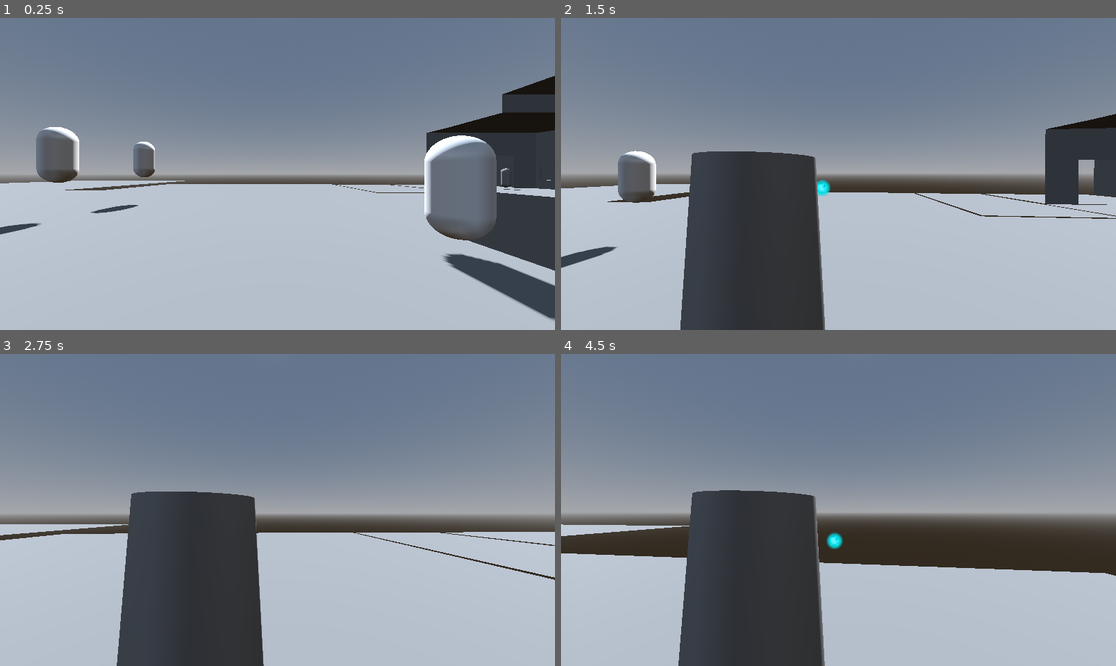
Above: before the commit, frames 1-4 (two rows, left to right).
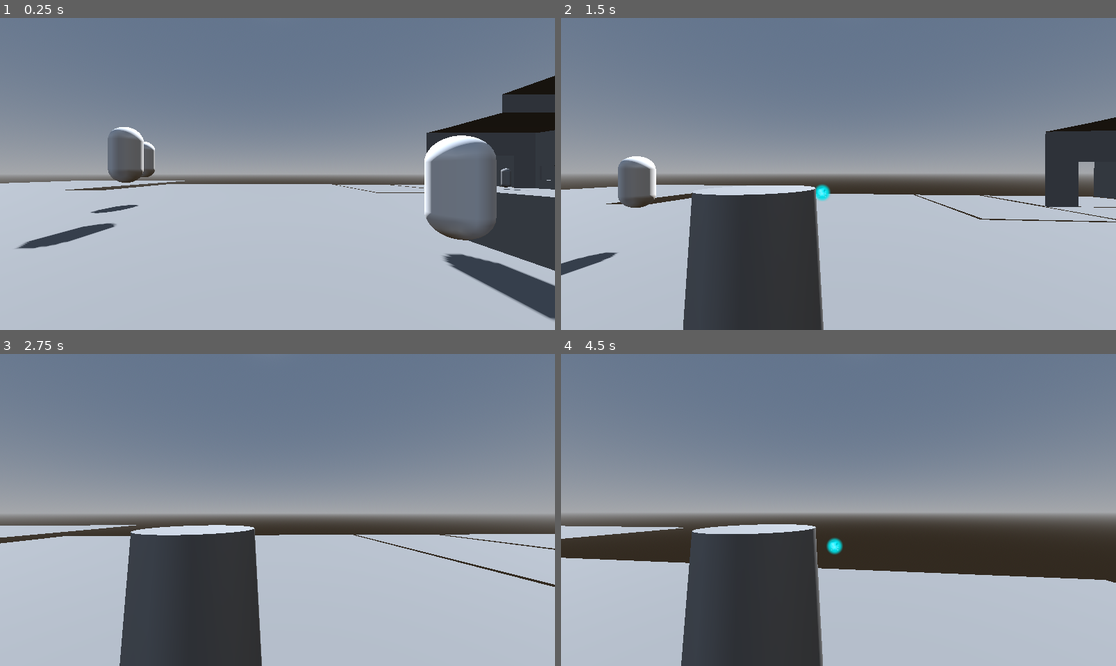
Above: after the commit, the same moments.

Repository: mFieldHouses/phase-two-the-dre-files
Game: Godot game, scene res://scenes/base_scene.tscn
Same seed, same stepped clock (60 frames per second), same inputs: the game is played once before the commit and once after it.
Inputs (mouse positions are in pixels of both pictures, inside the frame that each line leads up to):
- Up to frame 1 (0.25 s): no input
- Up to frame 2 (1.5 s): tap Enter at 0.5 s; move the mouse to (866, 174) at 0.52 s; hold W (forward) from 0.53 s (still down); tap C (switch_camera) at 0.6 s; tap Space (jump) at 0.77 s; move the mouse to (810, 174) at 1.27 s; click (810, 174) at 1.35 s
- Up to frame 3 (2.75 s): keep holding W (forward); tap Space (jump) at 1.52 s; tap C (switch_camera) at 1.55, 2.3 s; move the mouse to (288, 503) at 2.02 s; tap Shift (sprint) at 2.1 s
- Up to frame 4 (4.5 s): keep holding W (forward); move the mouse to (832, 516) at 2.77 s; tap C (switch_camera) at 2.85, 3.6 s; tap Space (jump) at 3.02, 3.77 s; move the mouse to (877, 513) at 3.52 s; move the mouse to (794, 506) at 4.27 s; click (794, 506) at 4.35 s

The runs differ from the first frame. In frame 1, 2.8% of the frame differs, in the area x 0-26%, y 34-74%; in frame 2, 5.3%, in the area x 0-100%, y 30-100%; in frame 3, 4.4%; in frame 4, 5.1%.

Commit message:
Test voor github discord
Changed secondary camera position

Diff:
--- a/scenes/base_scene.tscn
+++ b/scenes/base_scene.tscn
@@ -85,7 +85,7 @@
 [node name="Enemies" type="Node3D" parent="."]
 
 [node name="Practice_target" parent="Enemies" instance=ExtResource("4_osw8o")]
-transform = Transform3D(1, 0, 0, 0, 1, 0, 0, 0, 1, 21.250565, -1.4032102, -69.4126)
+transform = Transform3D(1, 0, 0, 0, 1, 0, 0, 0, 1, 23.68154, -1.4032102, -69.4126)
 
 [node name="Practice_target2" parent="Enemies" instance=ExtResource("4_osw8o")]
 transform = Transform3D(1, 0, 0, 0, 1, 0, 0, 0, 1, 21.66861, -1.2736354, -73.124855)
--- a/scenes/character_body_3d.gd
+++ b/scenes/character_body_3d.gd
@@ -84,7 +84,7 @@
 	if Input.is_action_just_pressed("switch_camera"):
 		if camera_position == 0:
 			camera_position = 1
-			camera.position = Vector3(0.5, 0.8, 1.2)
+			camera.position = Vector3(0.5, 1, 1.2)
 		else:
 			camera_position = 0
 			camera.position = Vector3(0, 0.6, -0.4)
